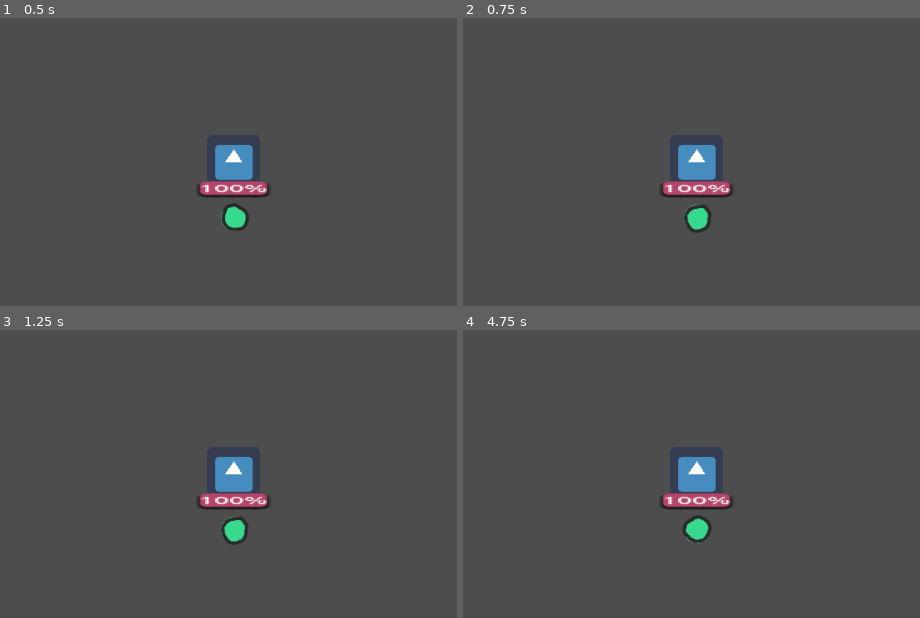
Above: before the commit, frames 1-4 (two rows, left to right).
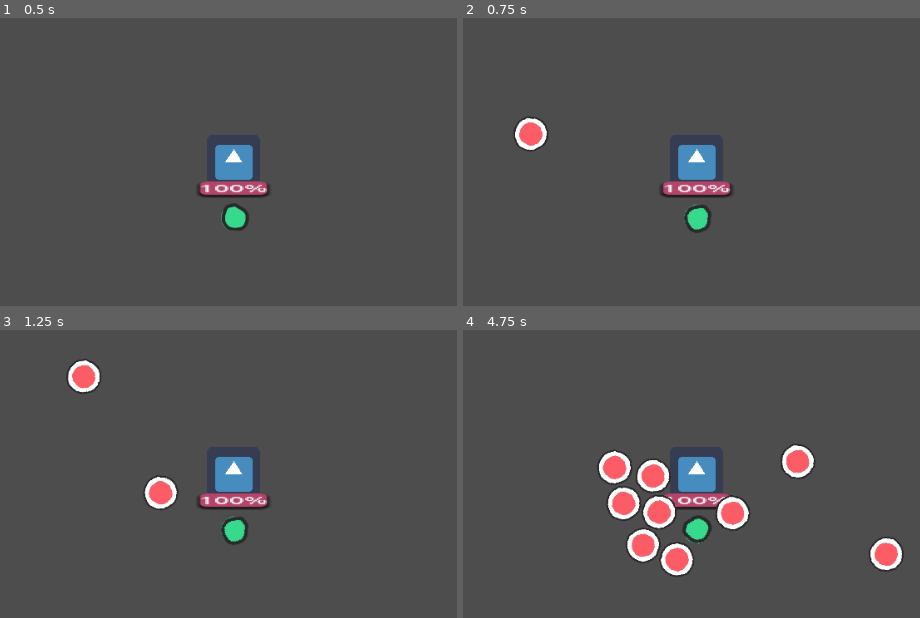
Above: after the commit, the same moments.

Repository: AndreeBurlamaqui/Gorgedot
Game: Godot game, scene res://Game/Scenes/family_defense.tscn
Same seed, same stepped clock (60 frames per second), same inputs: the game is played once before the commit and once after it. This scene is started directly instead of the project's main scene. The engine's default icon, where the game draws it, is replaced by a stand-in: a white triangle on a blue panel in a dark square.
Inputs (mouse positions are in pixels of both pictures, inside the frame that each line leads up to):
- Up to frame 1 (0.5 s): no input
- Up to frame 2 (0.75 s): tap Enter at 0.5 s; move the mouse to (874, 138) at 0.52 s
- Up to frame 3 (1.25 s): no input
- Up to frame 4 (4.75 s): move the mouse to (536, 497) at 1.27 s; move the mouse to (778, 376) at 2.02 s; move the mouse to (654, 563) at 2.77 s; move the mouse to (outside the picture) at 3.52 s; move the mouse to (outside the picture) at 4.27 s

Frame 1 is identical in both runs. In frame 2, 0.7% of the frame differs, in the area x 11-19%, y 34-47%; in frame 3, 1.4%; in frame 4, 6.2%, in the area x 29-97%, y 39-86%.
Error before the commit: Parse Error: Static function "get_random_position_outside()" not found in base "TinyUtils". (res://Game/Spawner.gd:24)

Commit message:
+ Adding focused movement (either nexus or player) for enemies > Also fixed some collision matrix

Diff:
--- a/Game/Extensions/TinyExtensions.gd
+++ b/Game/Extensions/TinyExtensions.gd
@@ -60,3 +60,23 @@
 	Engine.time_scale = newScale
 	await Engine.get_main_loop().create_timer(duration * newScale, true, false, true).timeout
 	Engine.time_scale = 1
+
+static func get_random_position_outside(origin : Vector2, area : Vector2, radius : float) -> Vector2:
+	var side = randi() % 4  # Choose a random side (0-3)
+	var randomPos = Vector2.ZERO
+
+	match side:
+		0:  # Top
+			randomPos.x = randf_range(-radius, area.x - radius)
+			randomPos.y = -radius
+		1:  # Right
+			randomPos.x = area.x + radius
+			randomPos.y = randf_range(-radius, area.y - radius)
+		2:  # Bottom
+			randomPos.x = randf_range(-radius, area.x - radius)
+			randomPos.y = area.y + radius
+		3:  # Left
+			randomPos.x = -radius
+			randomPos.y = randf_range(-radius, area.y - radius)
+
+	return origin + randomPos - area / 2
--- a/Game/Units/Enemies/EnemyController.gd
+++ b/Game/Units/Enemies/EnemyController.gd
@@ -1,17 +1,53 @@
+@tool
 class_name EnemyController extends UnitController
 
-@export var AttackDistance : float
+@export var AttackDistance : float = 200.0:
+	set(value):
+		AttackDistance = value
+		queue_redraw()
 @export var MovementType : EnemyMovement
 
+@export_group("ATTACK")
+@export var focusArea : Area2D
+var focusTarget : Node2D # Just to get the direction mostly
+
+
+func _ready():
+	focusArea.area_entered.connect(on_enter_focus_area)
+	focusArea.area_exited.connect(on_exit_focus_area)
+
+	focusTarget = GameManager.Family
+
 func GetMoveDirection():
-	return MovementType.GetMovement(self)
+	return MovementType.GetMovement(self, focusTarget)
 
 func GetAimDirection():
-	if GameManager.Player == null:
+	if focusTarget == null:
 		return Vector2.RIGHT
 
-	return global_position + (GameManager.Player.global_position - global_position).normalized()
+	return global_position + (focusTarget.global_position - global_position).normalized()
 
 
-func _on_health_hit(attacker, health):
+func _on_health_hit(attacker, health : Health):
 	TinyUtils.set_time_scale(0.15, 0.5)
+	if health.curHealth <= 0:
+		queue_free()
+
+func on_enter_focus_area(collision : Area2D):
+	# On entering the focus area
+	# The enemy needs to start attacking it,
+	# instead of focusing the nexus
+	focusTarget = collision
+
+func on_exit_focus_area(collision : Area2D):
+	# On exiting, if its the player
+	# The enemy needs to go back focusing the nexus
+	focusTarget = GameManager.Family
+
+func _process(delta):
+	if MovementType.GetMovement(self, focusTarget).length() < AttackDistance :
+		TryMainAction()
+
+func _draw():
+	if Engine.is_editor_hint():
+		draw_circle(Vector2.ZERO, AttackDistance, Color(1, 0, 0, 0.3))
--- a/Game/Units/Enemies/Movements/EnemyMovementAvoider.gd
+++ b/Game/Units/Enemies/Movements/EnemyMovementAvoider.gd
@@ -1,5 +1,5 @@
 ## Avoid the player
 extends EnemyMovement
 
-func GetMovement(selfEnemy : EnemyController) -> Vector2:
+func GetMovement(selfEnemy : EnemyController, target : Node2D) -> Vector2:
 	return Vector2.UP
--- a/Game/Units/Enemies/Movements/EnemyMovementBase.gd
+++ b/Game/Units/Enemies/Movements/EnemyMovementBase.gd
@@ -1,4 +1,4 @@
 class_name EnemyMovement extends Resource
 
-func GetMovement(selfEnemy : EnemyController) -> Vector2:
+func GetMovement(selfEnemy : EnemyController, target : Node2D) -> Vector2:
 	return Vector2.UP
--- a/Game/Units/Enemies/Movements/EnemyMovementChaser.gd
+++ b/Game/Units/Enemies/Movements/EnemyMovementChaser.gd
@@ -1,11 +1,11 @@
 ## Follow the player
 class_name Chaser extends EnemyMovement
 
-func GetMovement(selfEnemy : EnemyController) -> Vector2:
+func GetMovement(selfEnemy : EnemyController, target : Node2D) -> Vector2:
 	if GameManager.Player == null:
 		return Vector2.ZERO
 
-	var direction = GameManager.Player.global_position - selfEnemy.global_position
+	var direction = target.global_position - selfEnemy.global_position
 
 	if direction.length() > selfEnemy.AttackDistance:
 		return direction
--- a/Game/Units/Enemies/Movements/EnemyMovementSurrounder.gd
+++ b/Game/Units/Enemies/Movements/EnemyMovementSurrounder.gd
@@ -2,5 +2,5 @@
 extends EnemyMovement
 
 
-func GetMovement(selfEnemy : EnemyController) -> Vector2:
+func GetMovement(selfEnemy : EnemyController, target : Node2D) -> Vector2:
 	return Vector2.UP
--- a/Game/Units/Enemies/Movements/EnemyMovementWanderer.gd
+++ b/Game/Units/Enemies/Movements/EnemyMovementWanderer.gd
@@ -1,5 +1,5 @@
 ## Moves around the room, randomly
 extends EnemyMovement
 
-func GetMovement(selfEnemy : EnemyController) -> Vector2:
+func GetMovement(selfEnemy : EnemyController, target : Node2D) -> Vector2:
 	return Vector2.UP
--- a/Game/Units/Enemies/example_enemy_unit.tscn
+++ b/Game/Units/Enemies/example_enemy_unit.tscn
@@ -6,11 +6,15 @@
 [ext_resource type="Texture2D" uid="uid://bd4uobjc76wnv" path="res://Art/Characters/red_character.png" id="3_yjf2b"]
 [ext_resource type="Texture2D" uid="uid://b8ou7j2i35dgh" path="res://Art/Characters/red_hand.png" id="5_dp185"]
 
-[node name="Enemy Unit" node_paths=PackedStringArray("stunTimer") instance=ExtResource("1_wsryk")]
-collision_mask = 32
+[sub_resource type="CircleShape2D" id="CircleShape2D_31h1g"]
+
+[node name="Enemy Unit" node_paths=PackedStringArray("focusArea", "stunTimer") instance=ExtResource("1_wsryk")]
+collision_layer = 32
+collision_mask = 33
 script = ExtResource("2_ojer1")
-AttackDistance = 200.0
+AttackDistance = 100.0
 MovementType = ExtResource("3_helry")
+focusArea = NodePath("Focus Area")
 moveAcceleration = 2500.0
 moveFriction = 5000.0
 stunTimer = NodePath("Stun")
@@ -21,9 +25,18 @@
 texture = ExtResource("3_yjf2b")
 
 [node name="Hurtbox" parent="." index="2"]
-collision_layer = 7
+collision_layer = 32
+collision_mask = 16
 
 [node name="Stun" parent="." index="3"]
 wait_time = 0.35
 
+[node name="Focus Area" type="Area2D" parent="." index="4"]
+collision_layer = 0
+collision_mask = 16
+
+[node name="CollisionShape2D" type="CollisionShape2D" parent="Focus Area" index="0"]
+scale = Vector2(50, 50)
+shape = SubResource("CircleShape2D_31h1g")
+
 [connection signal="on_hit" from="Hurtbox" to="." method="_on_health_hit"]
--- a/Game/Units/Player/unit_player.tscn
+++ b/Game/Units/Player/unit_player.tscn
@@ -7,6 +7,8 @@
 
 [node name="Player" node_paths=PackedStringArray("leftInput", "rightInput", "upInput", "downInput", "mainActionInput", "dropInput", "stunTimer") instance=ExtResource("1_i1m5b")]
 scale = Vector2(1.00423, 1.00425)
+collision_layer = 16
+collision_mask = 17
 script = ExtResource("2_4ayog")
 leftInput = NodePath("Inputs/Move Left")
 rightInput = NodePath("Inputs/Move Right")
@@ -19,8 +21,8 @@
 bodyScale = 2.0
 
 [node name="Hurtbox" parent="." index="2"]
-collision_layer = 0
-collision_mask = 0
+collision_layer = 16
+collision_mask = 32
 
 [node name="Inputs" type="Node" parent="." index="3"]
 
--- a/Game/Units/general_unit.tscn
+++ b/Game/Units/general_unit.tscn
@@ -15,6 +15,7 @@
 collision_layer = 4
 collision_mask = 16
 motion_mode = 1
+safe_margin = 0.015
 script = ExtResource("1_hrw8j")
 moveAcceleration = 4500.0
 moveFriction = 1500.0
@@ -27,8 +28,8 @@
 shape = SubResource("CircleShape2D_3po0r")
 
 [node name="Hurtbox" type="Area2D" parent="."]
-collision_layer = 5
-collision_mask = 5
+collision_layer = 0
+collision_mask = 0
 script = ExtResource("3_c7e17")
 
 [node name="CollisionShape2D" type="CollisionShape2D" parent="Hurtbox"]
Not shown: 1 places in Game/Units/Enemies/example_enemy_unit.tscn that only renumber resources
